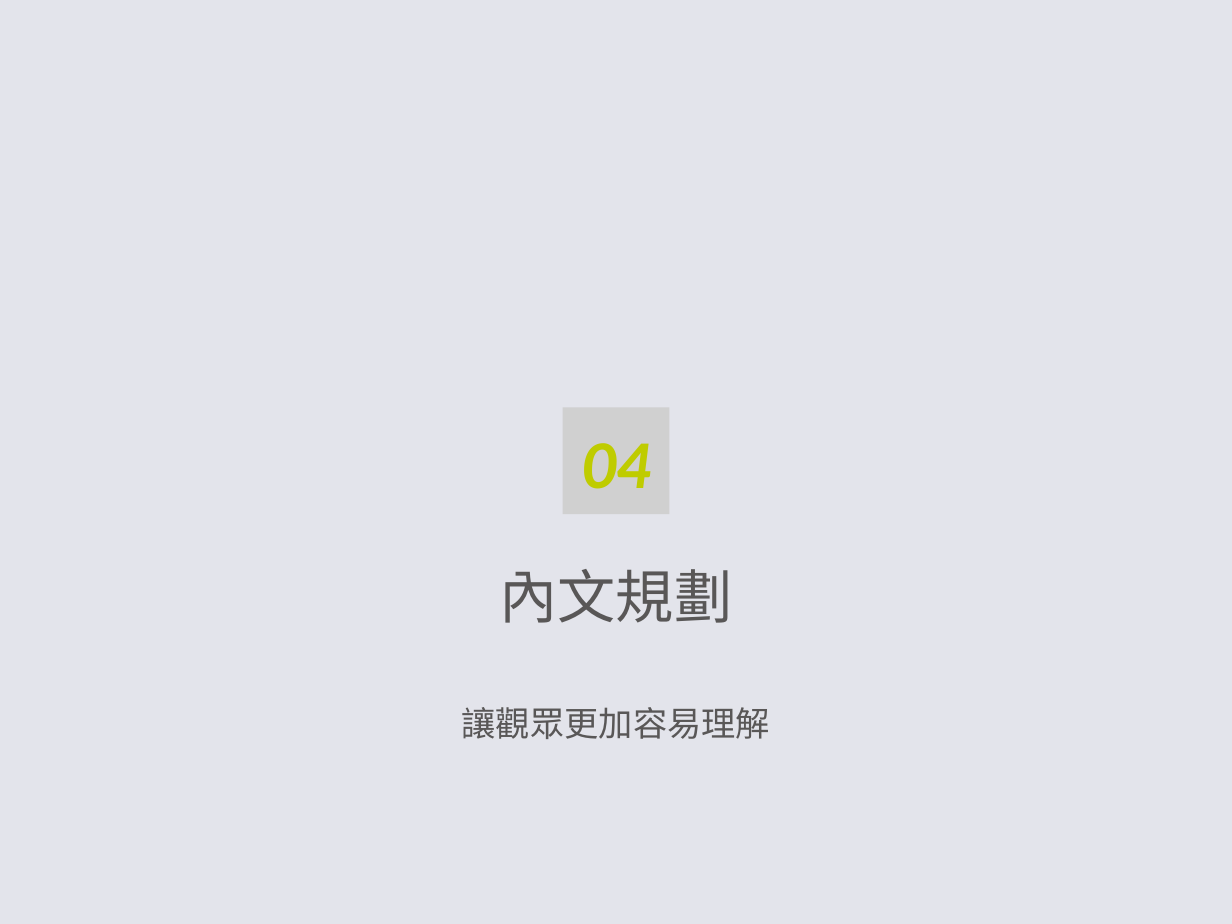
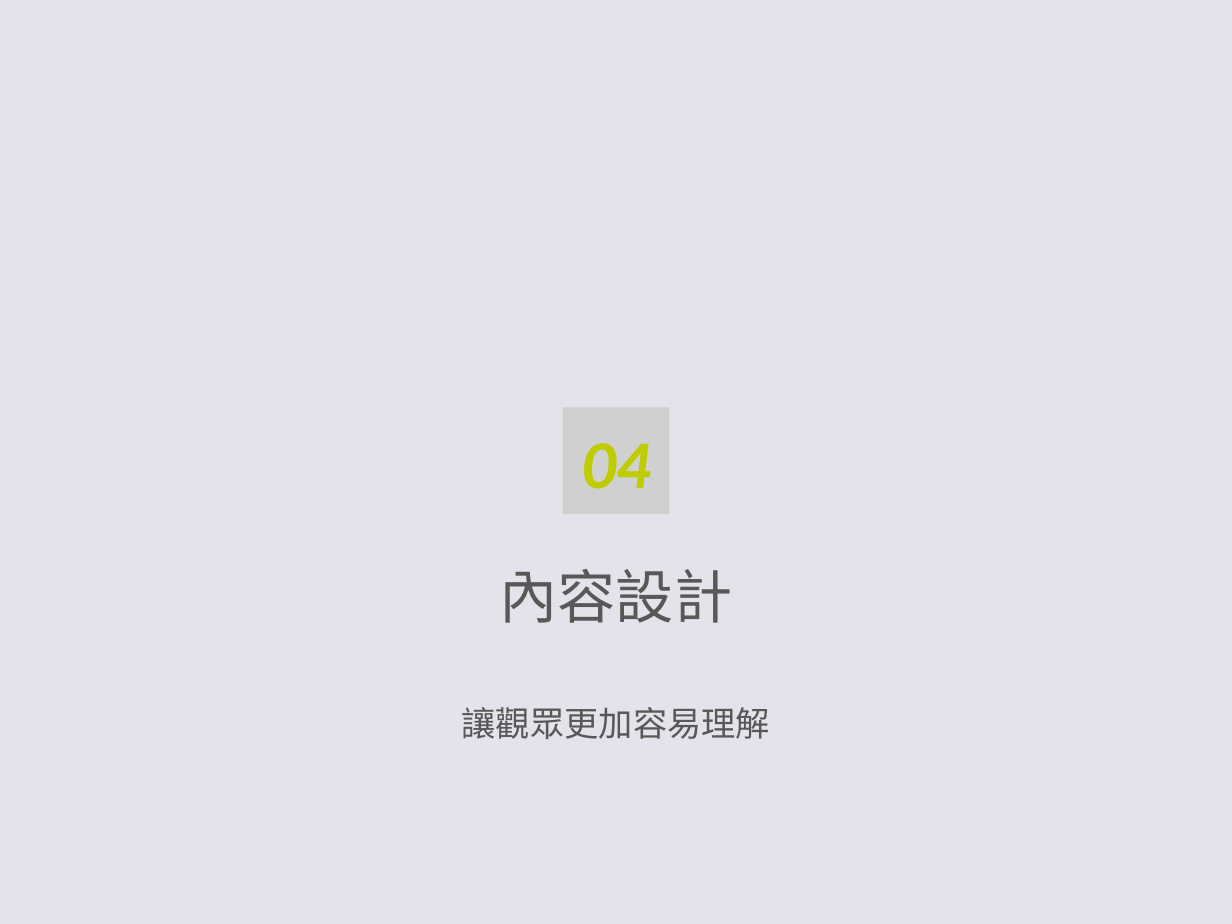
Before and after one commit to jerry092383/chungyo_hw, a slide deck: slide 17 of HW-Week1/簡報製作-jerry092383.pptx (slide 13 before the commit). Drawn at 1232x924 pixels with LibreOffice and Linux fonts; fonts in the diff are those of the drawing; grey boxes stand for pictures; background and template pictures are left out. Boxes give left, top, right and bottom in pixels: in the first picture for what was removed or moved away, otherwise in the second. Text is boxed around its words. In the diff, an @@ line names an element or a change of style, - is before the commit and + after.

```diff
--- a/HW-Week1/簡報製作-jerry092383.pptx
+++ b/HW-Week1/簡報製作-jerry092383.pptx
@@ title at bbox=[500, 569, 732, 623]: text changed @@
-內文規劃
+內容設計
```
Also in this commit, not shown: 9 other slides changed, 15 slides added, 4 slides removed, 16 other files.
